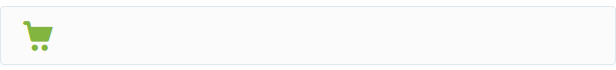
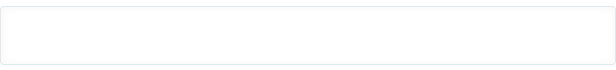
Before/after of a 616 × 70 layered artwork. What changed in the layer stack:
hid "Pasted Layer", painted on it over (15, 11, 63, 57)
painted on "Screenshot", masked it over (6, 11, 611, 61)
